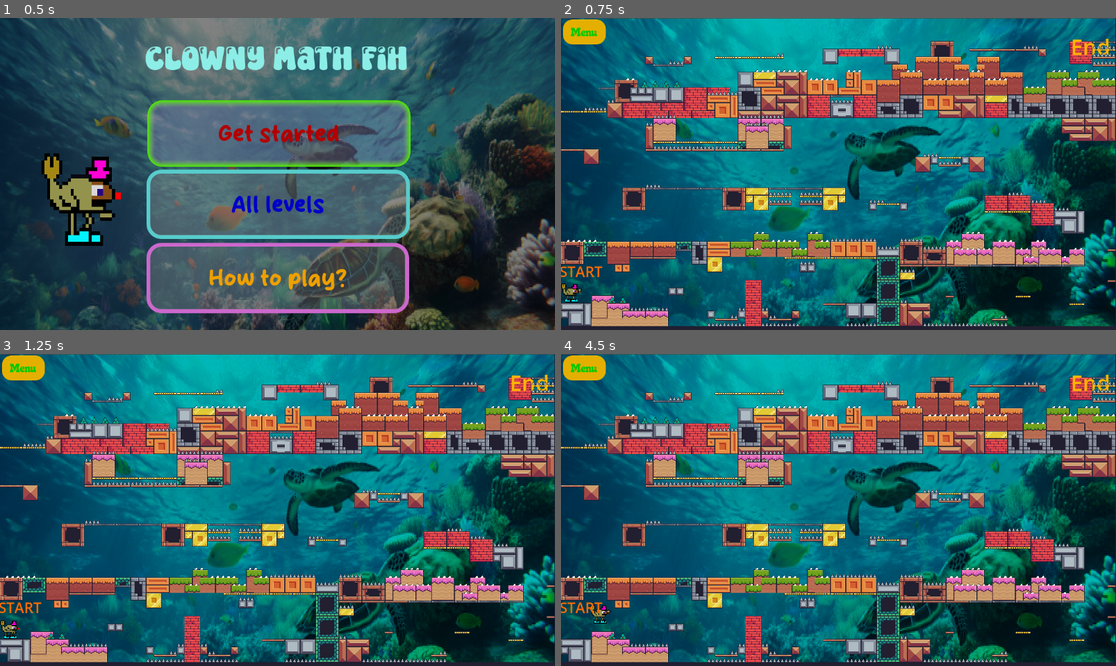
Above: before the commit, frames 1-4 (two rows, left to right).
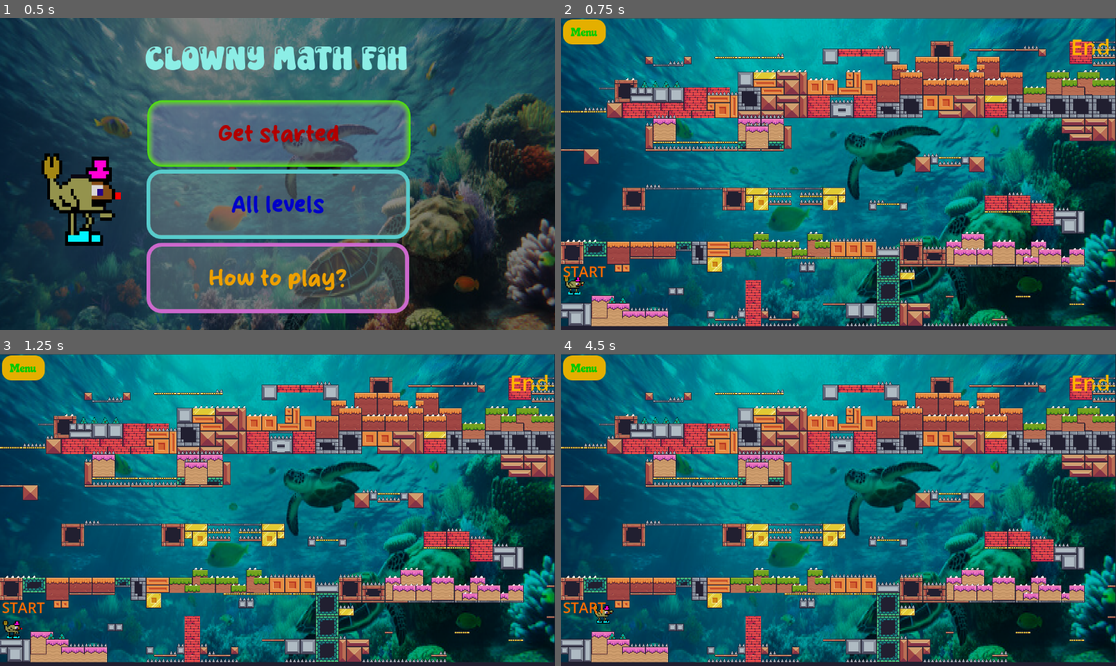
Above: after the commit, the same moments.

Repository: Miguella297/clowny-math-fih
Game: Godot game, scene res://Main menu.tscn
Same seed, same stepped clock (60 frames per second), same inputs: the game is played once before the commit and once after it.
Inputs:
- Up to frame 1 (0.5 s): no input
- Up to frame 2 (0.75 s): click "Get started" at 0.5 s
- Up to frame 3 (1.25 s): no input
- Up to frame 4 (4.5 s): click "Menu" at 1.25 s; click "YEA MAN" at 2 s; click "All levels" at 2.75 s; click "Math level 1: Dial Drunk- Noa…" at 3.5 s; tap Enter (ui_accept) at 4.25 s; hold Right (ui_right) from 4.28 s (still down); tap Alt at 4.35 s

Frame 1 is identical in both runs. In frame 2, 0.7% of the frame differs, in the area x 0-100%, y 16-92%; in frame 3, 0.6%; in frame 4, 0.6%.

Commit message:
Finished collision shapes for basic enemies and working on deathscene.

Diff:
--- /dev/null
+++ b/area_2d_2.gd
@@ -0,0 +1,17 @@
+extends Area2D
+
+# Path to the new scene you want to load
+@export var target_scene_path: String = "res://deathscene.tscn"
+
+func _ready():
+	# Connect the signal (if not already connected in the editor)
+	connect("body_entered", _on_body_entered)
+
+func _on_body_entered(body):
+# Check if the body is in your player (assuming its a Kinematicbody2D or a Characterbody2D)
+
+	if body.is_in_group("Player"):
+		call_deferred("_fix")
+
+func _fix():
+	get_tree().change_scene_to_file(target_scene_path)
--- /dev/null
+++ b/area_2d_3.gd
@@ -0,0 +1,17 @@
+extends Area2D
+
+# Path to the new scene you want to load
+@export var target_scene_path: String = "res://deathscene.tscn"
+
+func _ready():
+	# Connect the signal (if not already connected in the editor)
+	connect("body_entered", _on_body_entered)
+
+func _on_body_entered(body):
+	#Check if the body is in your player (assuming its a Kinematicbody2D or a Characterbody2D)
+
+	if body.is_in_group("Player"):
+		call_deferred("_fix")
+
+func _fix():
+	get_tree().change_scene_to_file(target_scene_path)
--- a/deathscene.tscn
+++ b/deathscene.tscn
@@ -1,3 +1,50 @@
-[gd_scene format=3 uid="uid://bd2t6ehv3h0u2"]
+[gd_scene load_steps=8 format=3 uid="uid://bd2t6ehv3h0u2"]
+
+[ext_resource type="Texture2D" uid="uid://ddgp0jttf62sk" path="res://Turtlee.png" id="1_aemne"]
+[ext_resource type="Texture2D" uid="uid://cpcrp5ed0hhl2" path="res://fishies.png" id="2_sxo51"]
+[ext_resource type="Texture2D" uid="uid://dxj368r183cd4" path="res://choral.png" id="3_65y2e"]
+[ext_resource type="FontFile" uid="uid://dewo183t8jt01" path="res://Bakso Menu TTF.ttf" id="4_uwjh0"]
+
+[sub_resource type="StyleBoxTexture" id="StyleBoxTexture_nnxiw"]
+texture = ExtResource("1_aemne")
+modulate_color = Color(0.860369, 0.860369, 0.860369, 1)
+
+[sub_resource type="StyleBoxTexture" id="StyleBoxTexture_u0nn2"]
+texture = ExtResource("2_sxo51")
+modulate_color = Color(0, 0.770913, 0.774391, 1)
+
+[sub_resource type="StyleBoxTexture" id="StyleBoxTexture_y7k4k"]
+texture = ExtResource("3_65y2e")
+modulate_color = Color(0.720467, 0.720468, 0.720467, 1)
 
 [node name="Node2D" type="Node2D"]
+
+[node name="Panel" type="Panel" parent="."]
+texture_filter = 1
+offset_right = 393.0
+offset_bottom = 648.0
+theme_override_styles/panel = SubResource("StyleBoxTexture_nnxiw")
+
+[node name="Panel2" type="Panel" parent="."]
+offset_left = 393.0
+offset_right = 778.0
+offset_bottom = 649.0
+theme_override_styles/panel = SubResource("StyleBoxTexture_u0nn2")
+
+[node name="Panel3" type="Panel" parent="."]
+offset_left = 778.0
+offset_right = 1152.0
+offset_bottom = 649.0
+rotation = -0.00108153
+theme_override_styles/panel = SubResource("StyleBoxTexture_y7k4k")
+
+[node name="Label" type="Label" parent="."]
+offset_left = 278.0
+offset_top = 87.0
+offset_right = 966.0
+offset_bottom = 196.0
+theme_override_colors/font_color = Color(0.256507, 0.840545, 0.0685186, 1)
+theme_override_colors/font_shadow_color = Color(0, 0, 0, 1)
+theme_override_fonts/font = ExtResource("4_uwjh0")
+theme_override_font_sizes/font_size = 70
+text = "OOPSIES... Ya died"
--- a/level1.tscn
+++ b/level1.tscn
@@ -9,6 +9,8 @@
 [ext_resource type="Script" uid="uid://dy21qoehx86wv" path="res://area_2d.gd" id="7_i2041"]
 [ext_resource type="Texture2D" uid="uid://6wwg5awn014j" path="res://Spike2.png" id="8_xy4tn"]
 [ext_resource type="Texture2D" uid="uid://jq36d661jw5p" path="res://Idle.png" id="9_usj0q"]
+[ext_resource type="Script" uid="uid://bgsruvxgyiweo" path="res://area_2d_2.gd" id="10_5j5gb"]
+[ext_resource type="Script" uid="uid://ddwnrj4b083r7" path="res://area_2d_3.gd" id="11_mx85b"]
 
 [sub_resource type="TileSetAtlasSource" id="TileSetAtlasSource_ootpb"]
 texture = ExtResource("2_dopym")
@@ -379,6 +381,90 @@
 [sub_resource type="RectangleShape2D" id="RectangleShape2D_3l65w"]
 size = Vector2(15.7143, 9.99982)
 
+[sub_resource type="RectangleShape2D" id="RectangleShape2D_rjtee"]
+size = Vector2(0.676834, 0.0382465)
+
+[sub_resource type="RectangleShape2D" id="RectangleShape2D_1idop"]
+size = Vector2(173.5, 6)
+
+[sub_resource type="RectangleShape2D" id="RectangleShape2D_beq0j"]
+size = Vector2(13, 6)
+
+[sub_resource type="RectangleShape2D" id="RectangleShape2D_nauge"]
+size = Vector2(83.9999, 4.99997)
+
+[sub_resource type="RectangleShape2D" id="RectangleShape2D_ycv2e"]
+size = Vector2(691, 22)
+
+[sub_resource type="RectangleShape2D" id="RectangleShape2D_c5gc3"]
+size = Vector2(573, 4.00003)
+
+[sub_resource type="RectangleShape2D" id="RectangleShape2D_6e4cv"]
+size = Vector2(32, 5)
+
+[sub_resource type="RectangleShape2D" id="RectangleShape2D_uuy0h"]
+size = Vector2(16, 5)
+
+[sub_resource type="RectangleShape2D" id="RectangleShape2D_52iny"]
+size = Vector2(17, 6)
+
+[sub_resource type="RectangleShape2D" id="RectangleShape2D_nxqqj"]
+size = Vector2(60, 5.99997)
+
+[sub_resource type="RectangleShape2D" id="RectangleShape2D_7nyxr"]
+size = Vector2(29, 8)
+
+[sub_resource type="RectangleShape2D" id="RectangleShape2D_43lh3"]
+size = Vector2(28.75, 8)
+
+[sub_resource type="RectangleShape2D" id="RectangleShape2D_5le63"]
+size = Vector2(27.9999, 6)
+
+[sub_resource type="RectangleShape2D" id="RectangleShape2D_pieet"]
+size = Vector2(28.0001, 7)
+
+[sub_resource type="RectangleShape2D" id="RectangleShape2D_qiqrj"]
+size = Vector2(28, 7)
+
+[sub_resource type="RectangleShape2D" id="RectangleShape2D_xm42n"]
+size = Vector2(29, 7)
+
+[sub_resource type="RectangleShape2D" id="RectangleShape2D_6wmxb"]
+size = Vector2(45.75, 5.75)
+
+[sub_resource type="RectangleShape2D" id="RectangleShape2D_8652m"]
+size = Vector2(16, 5)
+
+[sub_resource type="RectangleShape2D" id="RectangleShape2D_jy3fw"]
+size = Vector2(76, 14)
+
+[sub_resource type="RectangleShape2D" id="RectangleShape2D_t8chk"]
+size = Vector2(29, 8)
+
+[sub_resource type="RectangleShape2D" id="RectangleShape2D_xhed0"]
+size = Vector2(13, 7)
+
+[sub_resource type="RectangleShape2D" id="RectangleShape2D_6tyme"]
+size = Vector2(107, 6)
+
+[sub_resource type="RectangleShape2D" id="RectangleShape2D_ktasi"]
+size = Vector2(52, 5)
+
+[sub_resource type="RectangleShape2D" id="RectangleShape2D_hxcog"]
+size = Vector2(27.5, 6)
+
+[sub_resource type="RectangleShape2D" id="RectangleShape2D_bi6q3"]
+size = Vector2(38, 6)
+
+[sub_resource type="RectangleShape2D" id="RectangleShape2D_lslib"]
+size = Vector2(382, 7)
+
+[sub_resource type="RectangleShape2D" id="RectangleShape2D_d78wo"]
+size = Vector2(519, 6)
+
+[sub_resource type="RectangleShape2D" id="RectangleShape2D_2cjx3"]
+size = Vector2(30, 6)
+
 [node name="Node2D" type="Node2D"]
 script = ExtResource("1_v8kj3")
 
@@ -398,7 +484,7 @@
 layer_0/tile_data = PackedInt32Array(131071, 0, 1, 65535, 0, 1, 196607, 0, 1, 262143, 0, 1, 327679, 0, 1, 393215, 0, 1, …(23253 unchanged characters)…
 
 [node name="CharacterBody2D" parent="." instance=ExtResource("3_v38iq")]
-position = Vector2(-1, -6)
+position = Vector2(5, -21)
 
 [node name="Button" type="Button" parent="."]
 offset_left = 4.0
@@ -426,9 +512,9 @@
 "
 
 [node name="Label" type="Label" parent="."]
-offset_left = -3.0
+offset_left = 4.0
 offset_top = 505.0
-offset_right = 86.0
+offset_right = 93.0
 offset_bottom = 592.0
 theme_override_colors/font_color = Color(1, 0.423529, 0, 1)
 theme_override_font_sizes/font_size = 30
@@ -455,7 +541,7 @@
 [node name="TileMap3" type="TileMap" parent="."]
 texture_filter = 1
 position = Vector2(-5, -3)
-scale = Vector2(0.7, 0.7)
+scale = Vector2(0.698973, 0.7)
 tile_set = SubResource("TileSet_5j5gb")
 format = 2
 layer_0/tile_data = PackedInt32Array(3538957, 0, 0, 3538958, 0, 0, 3538959, 0, 0, 3538960, 0, 0, 3342345, 0, 0, 458764, …(1483 unchanged characters)…
@@ -473,12 +559,10 @@
 
 [node name="CollisionShape2D" type="CollisionShape2D" parent="Area2D"]
 position = Vector2(173.929, 846.071)
-scale = Vector2(1, 1)
 shape = SubResource("RectangleShape2D_xy4tn")
 
 [node name="CollisionShape2D2" type="CollisionShape2D" parent="Area2D"]
 position = Vector2(267.5, 872.143)
-scale = Vector2(1, 1)
 shape = SubResource("RectangleShape2D_usj0q")
 
 [node name="CollisionShape2D3" type="CollisionShape2D" parent="Area2D"]
@@ -511,4 +595,141 @@
 scale = Vector2(0.999998, 0.999998)
 shape = SubResource("RectangleShape2D_3l65w")
 
+[node name="Area2D2" type="Area2D" parent="." groups=["Player"]]
+position = Vector2(213, 560)
+scale = Vector2(0.699999, 0.699999)
+script = ExtResource("10_5j5gb")
+
+[node name="CollisionShape2D" type="CollisionShape2D" parent="Area2D2"]
+position = Vector2(711.759, 40.5357)
+scale = Vector2(28.577, -252.12)
+shape = SubResource("RectangleShape2D_rjtee")
+
+[node name="CollisionShape2D2" type="CollisionShape2D" parent="Area2D2"]
+position = Vector2(896.073, 110)
+scale = Vector2(1.42857, 1.42857)
+shape = SubResource("RectangleShape2D_1idop")
+
+[node name="CollisionShape2D3" type="CollisionShape2D" parent="Area2D2"]
+position = Vector2(1010.72, 87.143)
+scale = Vector2(1.42857, 1.42857)
+shape = SubResource("RectangleShape2D_beq0j")
+
+[node name="CollisionShape2D4" type="CollisionShape2D" parent="Area2D2"]
+position = Vector2(1131.43, -90.7144)
+scale = Vector2(1.42857, 1.42857)
+shape = SubResource("RectangleShape2D_nauge")
+
+[node name="CollisionShape2D5" type="CollisionShape2D" parent="Area2D2"]
+position = Vector2(746.43, -107.143)
+scale = Vector2(1.42857, 1.42857)
+shape = SubResource("RectangleShape2D_ycv2e")
+
+[node name="CollisionShape2D6" type="CollisionShape2D" parent="Area2D2"]
+position = Vector2(719.287, -140)
+scale = Vector2(1.42857, 1.42857)
+shape = SubResource("RectangleShape2D_c5gc3")
+
+[node name="CollisionShape2D7" type="CollisionShape2D" parent="Area2D2"]
+position = Vector2(914.287, -163.572)
+scale = Vector2(1.42857, 1.42857)
+shape = SubResource("RectangleShape2D_6e4cv")
+
+[node name="CollisionShape2D8" type="CollisionShape2D" parent="Area2D2"]
+position = Vector2(444.286, -163.572)
+scale = Vector2(1.42857, 1.42857)
+shape = SubResource("RectangleShape2D_uuy0h")
+
+[node name="CollisionShape2D9" type="CollisionShape2D" parent="Area2D2"]
+position = Vector2(283.572, -162.857)
+scale = Vector2(1.42857, 1.42857)
+shape = SubResource("RectangleShape2D_52iny")
+
+[node name="CollisionShape2D10" type="CollisionShape2D" parent="Area2D2"]
+position = Vector2(-242.857, -140)
+scale = Vector2(1.42857, 1.42857)
+shape = SubResource("RectangleShape2D_nxqqj")
+
+[node name="CollisionShape2D11" type="CollisionShape2D" parent="Area2D2"]
+position = Vector2(-30.7143, -301.429)
+scale = Vector2(1.42857, 1.42857)
+shape = SubResource("RectangleShape2D_7nyxr")
+
+[node name="CollisionShape2D12" type="CollisionShape2D" parent="Area2D2"]
+position = Vector2(630.894, -255.715)
+scale = Vector2(1.42857, 1.42857)
+shape = SubResource("RectangleShape2D_43lh3")
+
+[node name="CollisionShape2D13" type="CollisionShape2D" parent="Area2D2"]
+position = Vector2(1044.29, -278.572)
+scale = Vector2(1.42857, 1.42857)
+shape = SubResource("RectangleShape2D_5le63")
+
+[node name="CollisionShape2D14" type="CollisionShape2D" parent="Area2D2"]
+position = Vector2(1112.86, -255)
+scale = Vector2(1.42857, 1.42857)
+shape = SubResource("RectangleShape2D_pieet")
+
+[node name="CollisionShape2D15" type="CollisionShape2D" parent="Area2D2"]
+position = Vector2(1181.43, -232.143)
+scale = Vector2(1.42857, 1.42857)
+shape = SubResource("RectangleShape2D_qiqrj")
+
+[node name="CollisionShape2D16" type="CollisionShape2D" parent="Area2D2"]
+position = Vector2(792.144, -392.143)
+scale = Vector2(1.42857, 1.42857)
+shape = SubResource("RectangleShape2D_xm42n")
+
+[node name="Area2D3" type="Area2D" parent="." groups=["Player"]]
+position = Vector2(767.5, 285.5)
+script = ExtResource("11_mx85b")
+
+[node name="CollisionShape2D" type="CollisionShape2D" parent="Area2D3"]
+position = Vector2(-695.625, -95.625)
+shape = SubResource("RectangleShape2D_6wmxb")
+
+[node name="CollisionShape2D2" type="CollisionShape2D" parent="Area2D3"]
+position = Vector2(-623.5, -160)
+shape = SubResource("RectangleShape2D_8652m")
+
+[node name="CollisionShape2D3" type="CollisionShape2D" parent="Area2D3"]
+position = Vector2(-560.5, -148.5)
+shape = SubResource("RectangleShape2D_jy3fw")
+
+[node name="CollisionShape2D4" type="CollisionShape2D" parent="Area2D3"]
+position = Vector2(-528, -193.5)
+shape = SubResource("RectangleShape2D_t8chk")
+
+[node name="CollisionShape2D5" type="CollisionShape2D" parent="Area2D3"]
+position = Vector2(-312, -209)
+shape = SubResource("RectangleShape2D_xhed0")
+
+[node name="CollisionShape2D6" type="CollisionShape2D" parent="Area2D3"]
+position = Vector2(-311, -175.5)
+shape = SubResource("RectangleShape2D_6tyme")
+
+[node name="CollisionShape2D7" type="CollisionShape2D" parent="Area2D3"]
+position = Vector2(-226.5, -159)
+shape = SubResource("RectangleShape2D_ktasi")
+
+[node name="CollisionShape2D8" type="CollisionShape2D" parent="Area2D3"]
+position = Vector2(-95.25, -225.5)
+shape = SubResource("RectangleShape2D_hxcog")
+
+[node name="CollisionShape2D9" type="CollisionShape2D" parent="Area2D3"]
+position = Vector2(214.5, -142.5)
+shape = SubResource("RectangleShape2D_bi6q3")
+
+[node name="CollisionShape2D10" type="CollisionShape2D" parent="Area2D3"]
+position = Vector2(187.5, -158)
+shape = SubResource("RectangleShape2D_lslib")
+
+[node name="CollisionShape2D11" type="CollisionShape2D" parent="Area2D3"]
+position = Vector2(86, -175.5)
+shape = SubResource("RectangleShape2D_d78wo")
+
+[node name="CollisionShape2D12" type="CollisionShape2D" parent="Area2D3"]
+position = Vector2(208.5, -224.5)
+shape = SubResource("RectangleShape2D_2cjx3")
+
 [connection signal="pressed" from="Button" to="." method="_on_button_pressed"]
Binary file added: Turtlee.png
Not shown, added: Turtlee.png.import
Not shown, added: area_2d_2.gd.uid
Not shown, added: area_2d_3.gd.uid
Binary file added: choral.png
Not shown, added: choral.png.import
Binary file added: fatass fish.png
Not shown, added: fatass fish.png.import
Binary file added: fishies.png
Not shown, added: fishies.png.import
Not shown: 1 places in level1.tscn that only renumber resources
